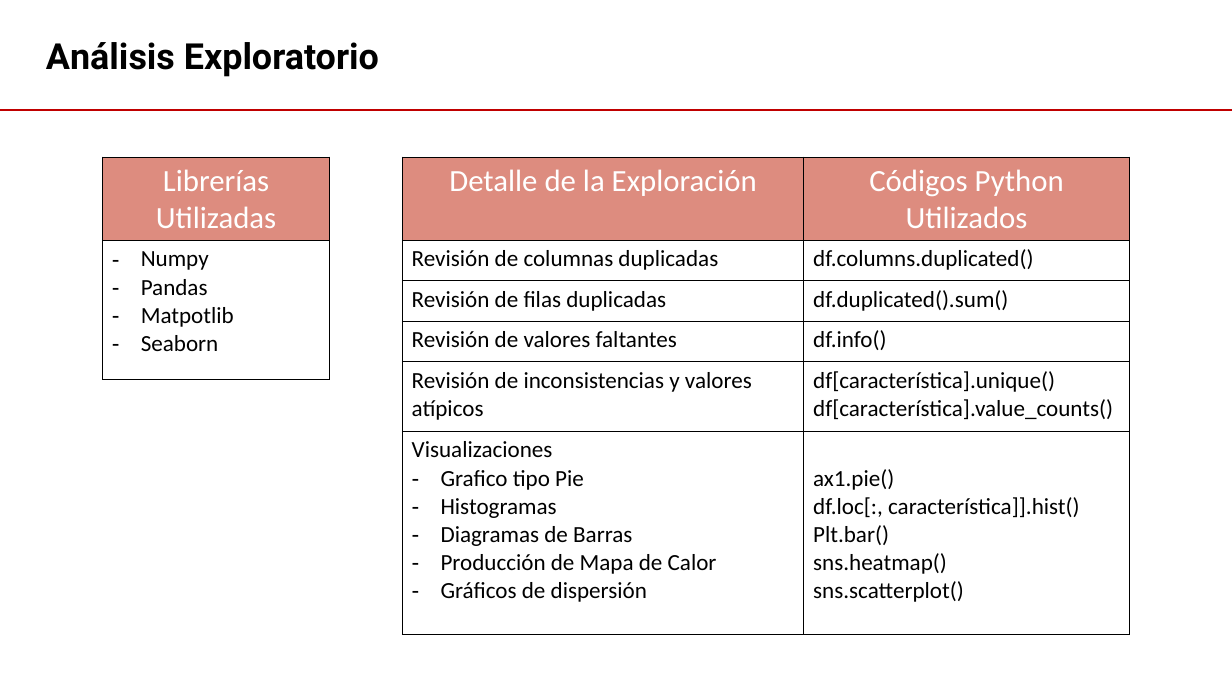
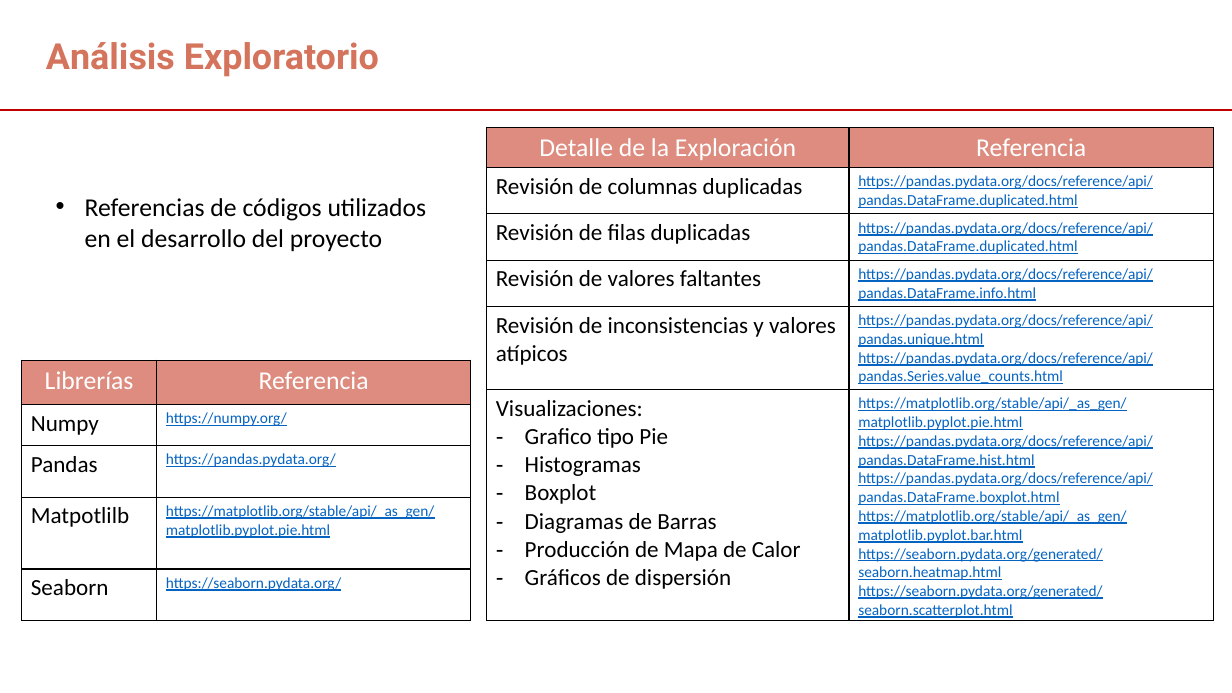
Before and after one commit to jcpalaciosb/Clasificacion_de_Precios, a slide deck: slide 5 of Proyecto 2 - Analisis Exploratorio.pptx. Drawn at 1232x693 pixels with LibreOffice and Linux fonts; fonts in the diff are those of the drawing. Boxes give left, top, right and bottom in pixels: in the first picture for what was removed or moved away, otherwise in the second. Text is boxed around its words. In the diff, an @@ line names an element or a change of style, - is before the commit and + after.

```diff
--- a/Proyecto 2 - Analisis Exploratorio.pptx
+++ b/Proyecto 2 - Analisis Exploratorio.pptx
@@ text "Análisis Exploratorio" at bbox=[46, 42, 379, 77]: text colour #000000 to #D5745D @@
@@ table at bbox=[487, 128, 1214, 622] @@
-row 1, column 2: Códigos Python Utilizados
+row 1, column 2: Referencia
-row 2, column 2: df.columns.duplicated()
+row 2, column 2: https://pandas.pydata.org/docs/reference/api/pandas.DataFrame.duplicated.html
-row 3, column 2: df.duplicated().sum()
+row 3, column 2: https://pandas.pydata.org/docs/reference/api/pandas.DataFrame.duplicated.html
-row 4, column 2: df.info()
+row 4, column 2: https://pandas.pydata.org/docs/reference/api/pandas.DataFrame.info.html
-row 5, column 2: df[característica].unique() / df[característica].value_counts()
+row 5, column 2: https://pandas.pydata.org/docs/reference/api/pandas.unique.html / https://pandas.pydata.org/docs/reference/api/pandas.Series.value_counts.html
-row 6, column 1: Visualizaciones / Grafico tipo Pie / Histogramas / Diagramas de Barras / Producción de Mapa de Calor / Gráficos de dispersión
+row 6, column 1: Visualizaciones: / Grafico tipo Pie / Histogramas / Boxplot / Diagramas de Barras / Producción de Mapa de Calor / Gráficos de dispersión
-row 6, column 2: ax1.pie() / df.loc[:, característica]].hist() / Plt.bar() / sns.heatmap() / sns.scatterplot()
+row 6, column 2: https://matplotlib.org/stable/api/_as_gen/matplotlib.pyplot.pie.html / https://pandas.pydata.org/docs/reference/api/pandas.DataFrame.hist.html / https://pandas.pydata.org/docs/reference/api/pandas.DataFrame.boxplot.html / https://matplotlib.org/stable/api/_as_gen/matplotlib.pyplot.bar.html / https://seaborn.pydata.org/generated/seaborn.heatmap.html / https://seaborn.pydata.org/generated/seaborn.scatterplot.html
@@ size 24 to 20 pt in "Detalle de la Exploración" @@
@@ table: place and size @@
-table at bbox=[403, 157, 1130, 635]
+table at bbox=[487, 128, 1214, 622]
@@ text added at bbox=[85, 198, 427, 251], 20 pt, text #000000 @@
+• Referencias de códigos utilizados en el desarrollo del proyecto
@@ table at bbox=[21, 360, 470, 621] @@
-Librerías Utilizadas
-Numpy / Pandas / Matpotlib / Seaborn
+Librerías | Referencia
+Numpy | https://numpy.org/
+Pandas | https://pandas.pydata.org/
+Matpotlilb | https://matplotlib.org/stable/api/_as_gen/matplotlib.pyplot.pie.html
+Seaborn | https://seaborn.pydata.org/
@@ table: place and size @@
-table at bbox=[103, 157, 330, 379]
+table at bbox=[21, 360, 470, 621]
```
Also in this commit, not shown: 4 other slides changed, 1 slide added.
